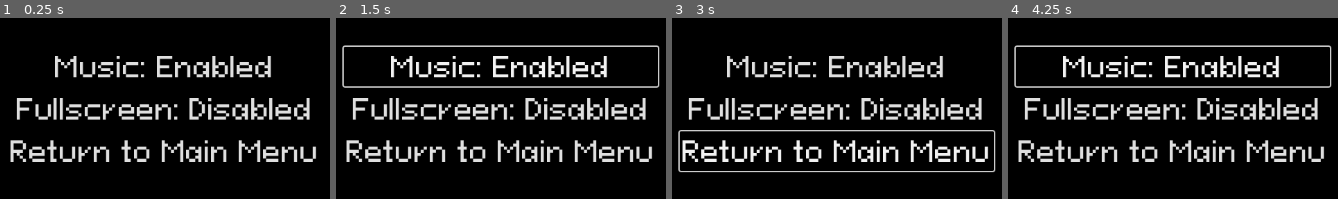
Above: before the commit, frames 1-4 (left to right).
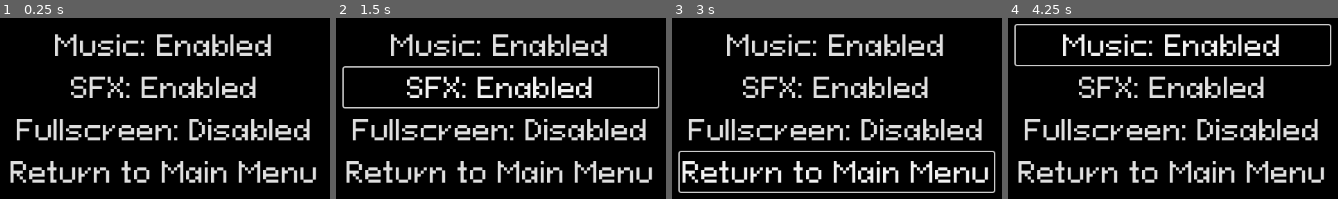
Above: after the commit, the same moments.

Repository: jonsoutherland/OneButtonJamREPO
Game: Godot game, scene res://options.tscn
Two runs of this game, one before a commit and one after it. Both use one fixed random seed, a clock stepped at 60 frames per second and the inputs below. This scene is started directly instead of the project's main scene.
Inputs (mouse positions are in pixels of both pictures, inside the frame that each line leads up to):
- Up to frame 1 (0.25 s): no input
- Up to frame 2 (1.5 s): click (501, 86) at 0.5 s, where only the run after the commit has a clickable "SFX: Enabled"; click (501, 86) at 1.25 s, where only the run after the commit has a clickable "SFX: Enabled"
- Up to frame 3 (3 s): click (837, 86) at 2 s, where only the run after the commit has a clickable "SFX: Enabled"; click "Return to Main Menu" at 2.75 s
- Up to frame 4 (4.25 s): click "Music: Enabled" at 3.5 s

The runs differ from the first frame. In frame 1, 27% of the frame differs, in the area x 3-96%, y 8-92%; in frame 2, 30%; in frame 3, 30%; in frame 4, 30%, in the area x 1-99%, y 3-92%.

Commit message:
Added option to disable SFX
read the summary dweeb

Diff:
--- a/menu.tscn
+++ b/menu.tscn
@@ -8,6 +8,7 @@
 [ext_resource type="Texture2D" uid="uid://bvbapjgihnk7m" path="res://images/bar.png" id="5_fkab6"]
 [ext_resource type="Script" path="res://StartPressedBar.gd" id="6_cqovi"]
 [ext_resource type="AudioStream" uid="uid://b13cnhx4sqnjn" path="res://sounds/menu select.mp3" id="8_5oi1a"]
+[ext_resource type="FontFile" uid="uid://ciynf0kgqo7w" path="res://fonts/PixeloidSans-mLxMm.ttf" id="9_roldp"]
 
 [sub_resource type="ViewportTexture" id="ViewportTexture_3k8d3"]
 
@@ -122,26 +123,38 @@
 texture_progress = ExtResource("5_fkab6")
 script = ExtResource("6_cqovi")
 
-[node name="Label" type="Label" parent="."]
+[node name="MenuSelect" type="AudioStreamPlayer" parent="."]
+stream = ExtResource("8_5oi1a")
+volume_db = -20.0
+bus = &"SFX"
+
+[node name="VBoxContainer" type="VBoxContainer" parent="."]
 layout_mode = 1
 anchors_preset = 8
 anchor_left = 0.5
 anchor_top = 0.5
 anchor_right = 0.5
 anchor_bottom = 0.5
-offset_left = -279.0
-offset_top = -84.0
-offset_right = 279.0
-offset_bottom = 84.0
+offset_left = -293.5
+offset_top = -202.0
+offset_right = 293.5
+offset_bottom = -22.0
 grow_horizontal = 2
 grow_vertical = 2
+
+[node name="Title" type="Label" parent="VBoxContainer"]
+layout_mode = 2
+size_flags_horizontal = 4
 theme_override_fonts/font = ExtResource("2_xwdgq")
 theme_override_font_sizes/font_size = 120
 text = "Black Out"
 
-[node name="MenuSelect" type="AudioStreamPlayer" parent="."]
-stream = ExtResource("8_5oi1a")
-volume_db = -20.0
+[node name="ControlInfo" type="Label" parent="VBoxContainer"]
+layout_mode = 2
+size_flags_horizontal = 4
+theme_override_fonts/font = ExtResource("9_roldp")
+theme_override_font_sizes/font_size = 20
+text = "Press Space to navigate menu. Hold space to select an option."
 
 [connection signal="pressed" from="StartMenu/StartButton" to="." method="_on_start_button_pressed"]
 [connection signal="pressed" from="StartMenu/OptionsButton" to="." method="_on_options_button_pressed"]
--- a/options.gd
+++ b/options.gd
@@ -1,5 +1,6 @@
 extends Control
 var music_enabled = !(AudioServer.is_bus_mute(AudioServer.get_bus_index("Music")))
+var sfx_enabled = !(AudioServer.is_bus_mute(AudioServer.get_bus_index("SFX")))
 var is_fullscreen = DisplayServer.window_get_mode() == DisplayServer.WINDOW_MODE_EXCLUSIVE_FULLSCREEN
 var settings = []
 var index = 0
@@ -11,6 +12,7 @@
 	_setUp()
 
 	settings.append($Settings/MusicEnabled)
+	settings.append($Settings/SFXEnabled)
 	settings.append($Settings/FullscreenEnabled)
 
 	settings.append($Settings/Return)
@@ -47,8 +49,10 @@
 	if index == 0:
 		bar_to_update = $Settings/MusicEnabled/MusicEnabledBar
 	if index == 1:
+		bar_to_update = $Settings/SFXEnabled/SFXEnabledBar
+	if index == 2:
 		bar_to_update = $Settings/FullscreenEnabled/FullscreenEnabledBar
-	if index == 2:
+	if index == 3:
 		bar_to_update = $Settings/Return/ReturnBar
 
 	bar_to_update.value = time_held * 100
@@ -58,6 +62,7 @@
 	$Settings/MusicEnabled/MusicEnabledBar.value = 0
 	$Settings/FullscreenEnabled/FullscreenEnabledBar.value = 0
 	$Settings/Return/ReturnBar.value = 0
+	$Settings/SFXEnabled/SFXEnabledBar.value = 0
 
 func _updateSetting():
 	if index == 0:
@@ -69,6 +74,14 @@
 			$Settings/MusicEnabled.text = "Music: Disabled"
 			AudioServer.set_bus_mute(AudioServer.get_bus_index("Music"), true)
 	if index == 1:
+		sfx_enabled = !sfx_enabled
+		if sfx_enabled:
+			$Settings/SFXEnabled.text = "SFX: Enabled"
+			AudioServer.set_bus_mute(AudioServer.get_bus_index("SFX"), false)
+		else:
+			$Settings/SFXEnabled.text = "SFX: Disabled"
+			AudioServer.set_bus_mute(AudioServer.get_bus_index("SFX"), true)
+	if index == 2:
 		is_fullscreen = !is_fullscreen
 		if is_fullscreen:
 			$Settings/FullscreenEnabled.text = "Fullscreen: Enabled"
@@ -76,7 +89,8 @@
 		else:
 			$Settings/FullscreenEnabled.text = "Fullscreen: Disabled"
 			DisplayServer.window_set_mode(DisplayServer.WINDOW_MODE_WINDOWED)
-	if index == 2:
+
+	if index == 3:
 		get_tree().change_scene_to_file("res://menu.tscn")
 
 
@@ -94,3 +108,8 @@
 		$Settings/FullscreenEnabled.text = "Fullscreen: Enabled"
 	else:
 		$Settings/FullscreenEnabled.text = "Fullscreen: Disabled"
+
+	if sfx_enabled:
+		$Settings/SFXEnabled.text = "SFX: Enabled"
+	else:
+		$Settings/SFXEnabled.text = "SFX: Disabled"
--- a/options.tscn
+++ b/options.tscn
@@ -57,6 +57,22 @@
 scale = Vector2(1.56, 0.05)
 texture_progress = ExtResource("3_2b78x")
 
+[node name="SFXEnabled" type="Button" parent="Settings"]
+layout_mode = 2
+theme_override_fonts/font = ExtResource("1_upddr")
+theme_override_font_sizes/font_size = 40
+text = "SFX: Enabled"
+flat = true
+
+[node name="SFXEnabledBar" type="TextureProgressBar" parent="Settings/SFXEnabled"]
+layout_mode = 0
+offset_left = 7.5
+offset_top = 51.5
+offset_right = 47.5
+offset_bottom = 91.5
+scale = Vector2(2.028, 0.05)
+texture_progress = ExtResource("3_2b78x")
+
 [node name="FullscreenEnabled" type="Button" parent="Settings"]
 layout_mode = 2
 theme_override_fonts/font = ExtResource("1_upddr")
@@ -92,3 +108,4 @@
 [node name="MenuSelect" type="AudioStreamPlayer" parent="."]
 stream = ExtResource("5_inb3r")
 volume_db = -20.0
+bus = &"SFX"
Not shown: 1 places in menu.tscn that only renumber resources
